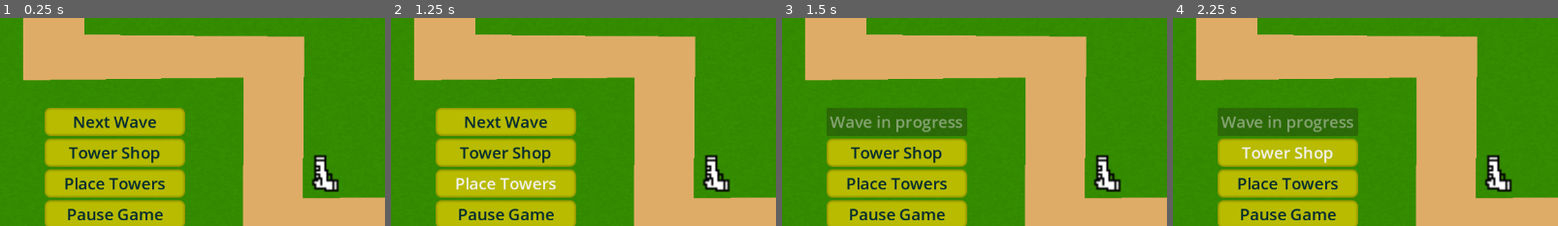
Above: before the commit, frames 1-4 (left to right).
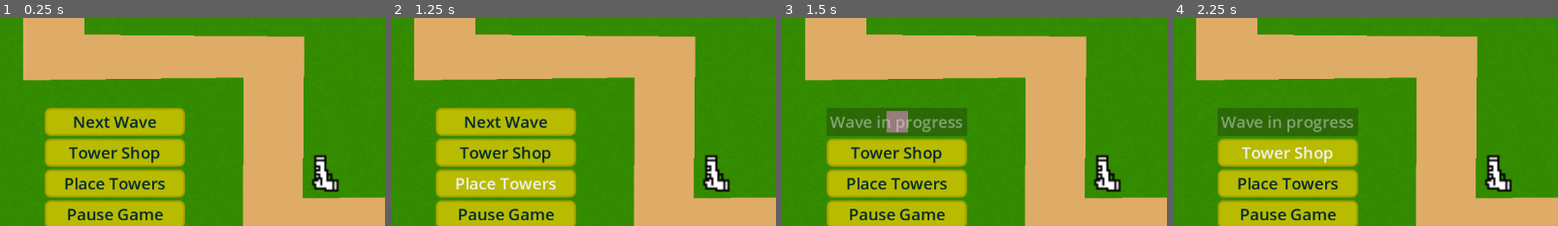
Above: after the commit, the same moments.

Repository: 100-Devs-1-Game/MossyMarchDefense
Game: Godot game, scene res://game/scenes/levels/level_1.tscn
Same seed, same stepped clock (60 frames per second), same inputs: the game is played once before the commit and once after it. This scene is started directly instead of the project's main scene.
Inputs:
- Up to frame 1 (0.25 s): no input
- Up to frame 2 (1.25 s): click "Place Towers" at 0.5 s
- Up to frame 3 (1.5 s): click "Next Wave" at 1.25 s
- Up to frame 4 (2.25 s): click "Tower Shop" at 2 s
The pictures show only the part of the screen within x 0-50%, y 40-90%; the shares and areas given below are measured in that part.

Frames 1-2 are identical in both runs. In frame 3, 0.6% of the frame differs, in the area x 26-33%, y 44-56%; in frame 4, nothing differs.

Commit message:
Tower placement logic
Try out debug_tower_placement.tscn. I've added tower "markers" that designate where you can add towers, and some placeholder UI to show the snapping.
P.S. no idea why frog_enemy.tres is changed but it keeps showing up as a a modified file so assume something was corrupted.

Diff:
--- a/src/debug_projectile.gd
+++ b/src/debug_projectile.gd
@@ -11,7 +11,7 @@
 	global_position = spawnPos
 	global_rotation = spawnRot
 
-func _physics_process(delta):
+func _physics_process(_delta):
 	velocity = Vector2(0,-speed).rotated(dir)
 	var collision = move_and_collide(velocity)
 	if collision:
--- a/src/game/level/level_manager.gd
+++ b/src/game/level/level_manager.gd
@@ -12,6 +12,7 @@
 @export var enemy_spawner : Node
 @export var player_money : int
 @export var wave_start_button : Button
+@export var place_towers_button : Button
 @export var player_health: Label
 
 # DEBUG LIKELY (will be better later)
@@ -31,6 +32,7 @@
 	debug_spawn_worms()
 
 	wave_start_button.pressed.connect(on_wave_start_button_pressed)
+	place_towers_button.pressed.connect(on_place_towers_button_pressed)
 	worms.text = "WORMS: " + str(player_worms)
 	player_money_label.text = "$" + str(player_money)
 
@@ -122,3 +124,6 @@
 func on_wave_start_button_pressed():
 	if between_waves:
 		start_wave()
+
+func on_place_towers_button_pressed():
+	$"../TowerPlacement".start()
--- a/src/game/scenes/levels/level_1.tscn
+++ b/src/game/scenes/levels/level_1.tscn
@@ -6,6 +6,7 @@
 [ext_resource type="PackedScene" uid="uid://bfa2a610e6sw6" path="res://game/level/level_manager.tscn" id="4_63j5y"]
 [ext_resource type="Script" uid="uid://5t10kxtq3ygk" path="res://resources/wave_data/wave_data.gd" id="4_naiax"]
 [ext_resource type="PackedScene" uid="uid://ht2s7wyyb24a" path="res://game/towers/debug_tower.tscn" id="6_63j5y"]
+[ext_resource type="PackedScene" uid="uid://dveghwoyhw5i1" path="res://game/towers/tower_placement.tscn" id="6_gvaum"]
 
 [sub_resource type="Gradient" id="Gradient_mxxve"]
 colors = PackedColorArray(0.21978644, 0.5826238, 0, 1, 0.1903801, 0.5143894, 0, 1)
@@ -210,14 +211,17 @@
 spawner_path_node = NodePath("../Path/PathPoints/PathNode")
 wave_set = Array[ExtResource("4_naiax")]([SubResource("Resource_63j5y")])
 
-[node name="LevelManager" parent="." node_paths=PackedStringArray("first_path_node", "enemy_spawner", "wave_start_button", "player_health", "worms", "player_money_label", "wave_counter") instance=ExtResource("4_63j5y")]
+[node name="LevelManager" parent="." node_paths=PackedStringArray("first_path_node", "enemy_spawner", "wave_start_button", "place_towers_button", "player_health", "worms", "player_money_label", "wave_counter") instance=ExtResource("4_63j5y")]
 first_path_node = NodePath("../Path/PathPoints/PathNode")
 enemy_spawner = NodePath("../EnemySpawner")
 wave_start_button = NodePath("../UI/Control/VBoxContainer/NextWave")
+place_towers_button = NodePath("../UI/Control/VBoxContainer/PlaceTowers")
 player_health = NodePath("../UI/Control/VBoxContainer/HPPanel/PlayerHP")
 worms = NodePath("../UI/Control/Panel/VBoxContainer/Worms")
 player_money_label = NodePath("../UI/Control/Panel/VBoxContainer/PlayerMoney")
 wave_counter = NodePath("../UI/Control/Panel/VBoxContainer/WaveCounter")
+
+[node name="TowerPlacement" parent="." instance=ExtResource("6_gvaum")]
 
 [node name="UI" type="CanvasLayer" parent="."]
 
@@ -264,7 +268,7 @@
 theme_override_styles/focus = SubResource("StyleBoxFlat_8qa6m")
 text = "Tower Shop"
 
-[node name="Shop2" type="Button" parent="UI/Control/VBoxContainer"]
+[node name="PlaceTowers" type="Button" parent="UI/Control/VBoxContainer"]
 layout_mode = 2
 focus_mode = 0
 theme_override_colors/font_color = Color(0, 0.15686275, 0.2, 1)
--- /dev/null
+++ b/src/game/towers/debug_tower_placement.tscn
@@ -0,0 +1,25 @@
+[gd_scene load_steps=4 format=3 uid="uid://dfq7t4gt3n0r2"]
+
+[ext_resource type="PackedScene" uid="uid://dveghwoyhw5i1" path="res://game/towers/tower_placement.tscn" id="1_wo32r"]
+[ext_resource type="PackedScene" uid="uid://cr1hj35781yes" path="res://game/towers/tower_marker.tscn" id="2_bebh6"]
+[ext_resource type="PackedScene" uid="uid://ht2s7wyyb24a" path="res://game/towers/debug_tower.tscn" id="2_u3624"]
+
+[node name="DebugTowerPlacement" type="Node2D"]
+
+[node name="TowerPlacement" parent="." instance=ExtResource("1_wo32r")]
+debug = true
+
+[node name="TowerMarker" parent="." instance=ExtResource("2_bebh6")]
+position = Vector2(174, 290)
+
+[node name="debug_tower" parent="." instance=ExtResource("2_u3624")]
+position = Vector2(435, 231)
+
+[node name="TowerMarker2" parent="." instance=ExtResource("2_bebh6")]
+position = Vector2(323, 464)
+
+[node name="TowerMarker3" parent="." instance=ExtResource("2_bebh6")]
+position = Vector2(732, 223)
+
+[node name="TowerMarker4" parent="." instance=ExtResource("2_bebh6")]
+position = Vector2(666, 427)
--- /dev/null
+++ b/src/game/towers/tower_marker.tscn
@@ -0,0 +1,21 @@
+[gd_scene load_steps=4 format=3 uid="uid://cr1hj35781yes"]
+
+[sub_resource type="CircleShape2D" id="CircleShape2D_q08bt"]
+radius = 32.0
+
+[sub_resource type="Gradient" id="Gradient_517pa"]
+
+[sub_resource type="GradientTexture2D" id="GradientTexture2D_p80fb"]
+gradient = SubResource("Gradient_517pa")
+width = 16
+height = 16
+
+[node name="TowerMarker" type="StaticBody2D"]
+collision_layer = 128
+collision_mask = 0
+
+[node name="CollisionShape2D" type="CollisionShape2D" parent="."]
+shape = SubResource("CircleShape2D_q08bt")
+
+[node name="Sprite2D" type="Sprite2D" parent="."]
+texture = SubResource("GradientTexture2D_p80fb")
--- /dev/null
+++ b/src/game/towers/tower_placement.gd
@@ -0,0 +1,47 @@
+extends Node2D
+
+@onready var tower = load("res://game/towers/debug_tower.tscn")
+
+@export var debug : bool = false
+
+var is_snapping = false
+var snap_global_position
+
+func _ready() -> void:
+	$Area2D.body_entered.connect(enter_snap_range)
+	$Area2D.body_exited.connect(exit_snap_range)
+
+	if !debug:
+		stop()
+
+func _process(_delta: float) -> void:
+	global_position = get_global_mouse_position()
+
+	if is_snapping:
+		$TowerRange.global_position = snap_global_position
+
+		if Input.is_mouse_button_pressed(MOUSE_BUTTON_LEFT):
+			var tower_instance = tower.instantiate()
+			tower_instance.global_position = snap_global_position
+			get_tree().current_scene.add_child.call_deferred(tower_instance)
+	else:
+		$TowerRange.position = Vector2.ZERO
+
+func start() -> void:
+	visible = true
+	process_mode = Node.PROCESS_MODE_PAUSABLE
+
+	is_snapping = false
+
+func stop() -> void:
+	visible = false
+	process_mode = Node.PROCESS_MODE_DISABLED
+
+	is_snapping = false
+
+func enter_snap_range(body):
+	is_snapping = true
+	snap_global_position = body.global_position
+
+func exit_snap_range(_body):
+	is_snapping = false
--- /dev/null
+++ b/src/game/towers/tower_placement.tscn
@@ -0,0 +1,29 @@
+[gd_scene load_steps=5 format=3 uid="uid://dveghwoyhw5i1"]
+
+[ext_resource type="Script" uid="uid://dnaqaf00m6iih" path="res://game/towers/tower_placement.gd" id="1_vyb1f"]
+
+[sub_resource type="Gradient" id="Gradient_vyb1f"]
+offsets = PackedFloat32Array(0)
+colors = PackedColorArray(0.8173675, 0.65256494, 0.66214633, 1)
+
+[sub_resource type="GradientTexture2D" id="GradientTexture2D_1hgh3"]
+gradient = SubResource("Gradient_vyb1f")
+width = 32
+height = 32
+
+[sub_resource type="CircleShape2D" id="CircleShape2D_vyb1f"]
+radius = 16.0
+
+[node name="TowerPlacement" type="Node2D"]
+script = ExtResource("1_vyb1f")
+
+[node name="TowerRange" type="Sprite2D" parent="."]
+texture = SubResource("GradientTexture2D_1hgh3")
+
+[node name="Area2D" type="Area2D" parent="."]
+collision_layer = 0
+collision_mask = 128
+
+[node name="CollisionShape2D" type="CollisionShape2D" parent="Area2D"]
+position = Vector2(0, -2)
+shape = SubResource("CircleShape2D_vyb1f")
--- a/src/resources/enemy_data/frog_enemy.tres
+++ b/src/resources/enemy_data/frog_enemy.tres
@@ -1,6 +1,5 @@
-[gd_resource type="Resource" script_class="EnemyData" load_steps=10 format=3 uid="uid://c0usk1rf7c8fe"]
+[gd_resource type="Resource" script_class="EnemyData" load_steps=9 format=3 uid="uid://c0usk1rf7c8fe"]
 
-[ext_resource type="Texture2D" uid="uid://cbwub041nkdos" path="res://assets/DEBUG/debug_frog.png" id="1_41845"]
 [ext_resource type="Script" uid="uid://kk83cijskx3q" path="res://resources/enemy_data/enemy.gd" id="2_tpogw"]
 [ext_resource type="Texture2D" uid="uid://b0rvy4fkp447k" path="res://assets/Animations/FrogWalking/frog_away1.png" id="3_u5x2e"]
 [ext_resource type="Texture2D" uid="uid://cs8polfiqj518" path="res://assets/Animations/FrogWalking/frog_away2.png" id="4_0o0bl"]
@@ -53,6 +52,5 @@
 [resource]
 script = ExtResource("2_tpogw")
 movement_speed = 30.0
-enemy_sprite = ExtResource("1_41845")
 sprite_frames = SubResource("SpriteFrames_0ri6d")
 metadata/_custom_type_script = "uid://kk83cijskx3q"
Not shown: 1 places in src/game/scenes/levels/level_1.tscn that only renumber resources
Not shown, added: src/game/towers/tower_placement.gd.uid
